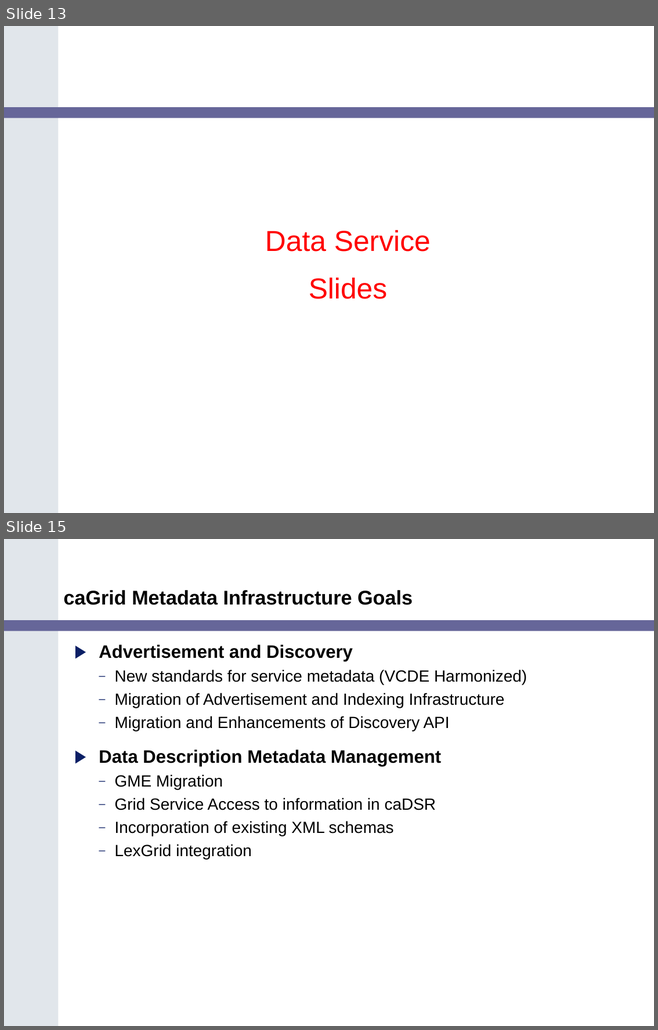
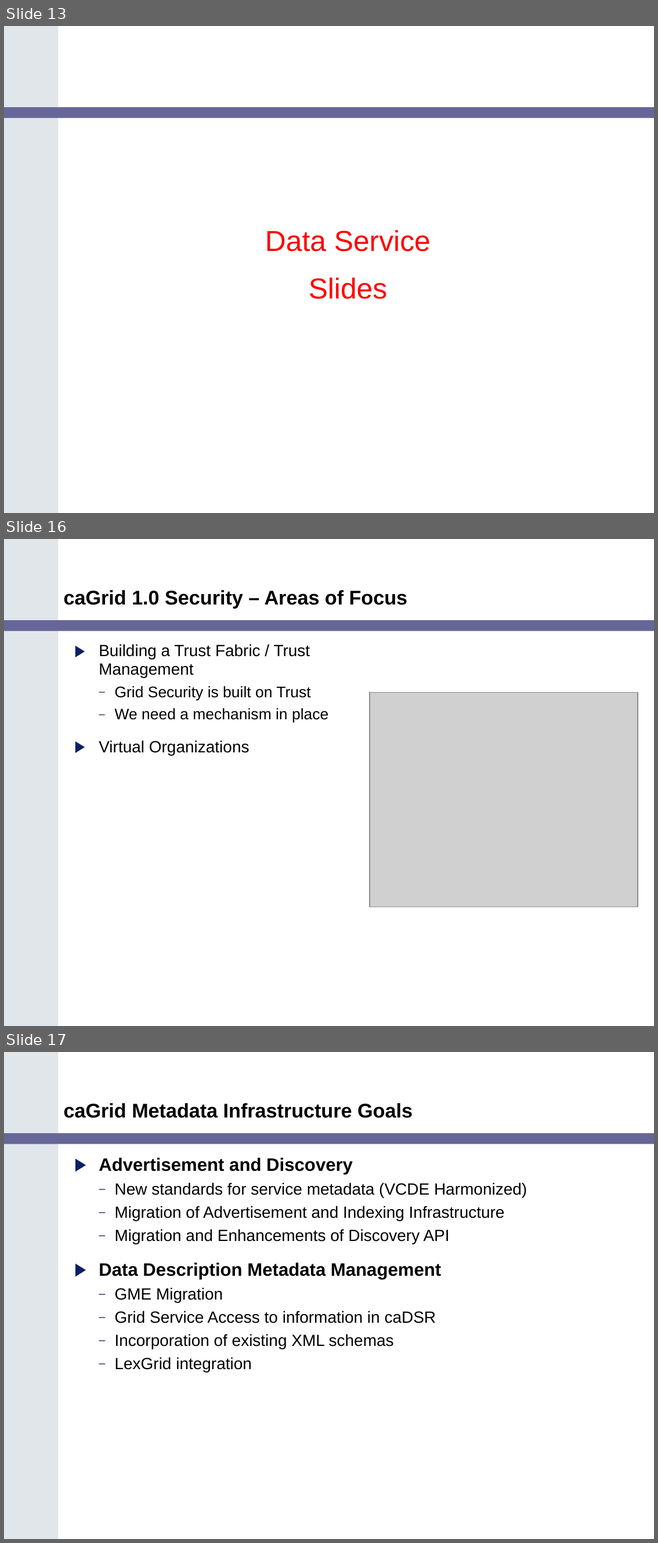
Before and after one commit to NCIP/cagrid-portal, a slide deck: cagrid-1-0/Documentation/presentations/200602_VCDE_ARCH/caGrid_Update_Arch_VCDE_Feb1.ppt. Shown one above the other, each under a label of ours: slides 13 and 15 before the commit, slides 13, 16 and 17 after it; the slides between them are not shown. The pictures are 658x1030 and 658x1543 pixels, drawn with LibreOffice and Linux fonts; fonts in the diff are those of the drawing; grey boxes stand for pictures; background and template pictures are left out. Boxes give left, top, right and bottom in pixels: in the first picture for what was removed or moved away, otherwise in the second. Text is boxed around its words. In the diff, an @@ line names an element or a change of style, - is before the commit and + after.

```diff
--- a/cagrid-1-0/Documentation/presentations/200602_VCDE_ARCH/caGrid_Update_Arch_VCDE_Feb1.ppt
+++ b/cagrid-1-0/Documentation/presentations/200602_VCDE_ARCH/caGrid_Update_Arch_VCDE_Feb1.ppt
@@ slide 16 added at [4, 539, 654, 1026], background #FFFFFF; not listed: 2 template elements that a slide beside it also shows @@
@@ title added at [64, 590, 408, 609], 22 pt, text #000000, bold @@
+caGrid 1.0 Security – Areas of Focus
@@ text added at [99, 644, 328, 755], 18 pt, text #000000 @@
+▶ Building a Trust Fabric / Trust Management
+  – Grid Security is built on Trust
+  – We need a mechanism in place
+▶ Virtual Organizations
@@ picture added at [370, 692, 637, 907] @@
@@ what was slide 15 is now slide 17 @@
```
Also in this commit, not shown: 2 other slides added, 1 slide removed, 1 other file.
